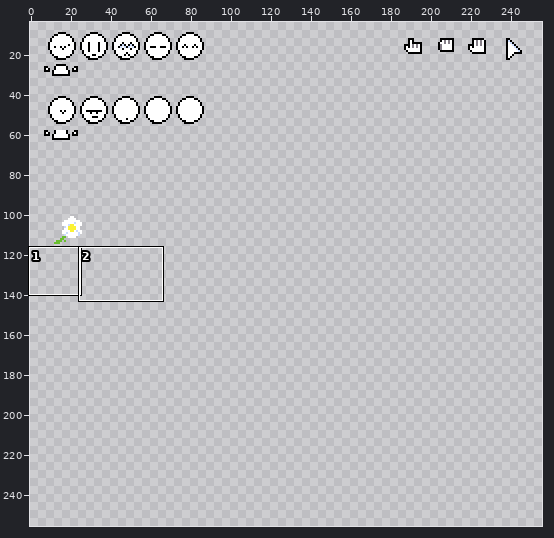
One commit to this pixel-art file: Assets/Raw/spritesheet.aseprite. Above, an overview of the earlier version with the close-up marked.
Close-up. As it was:
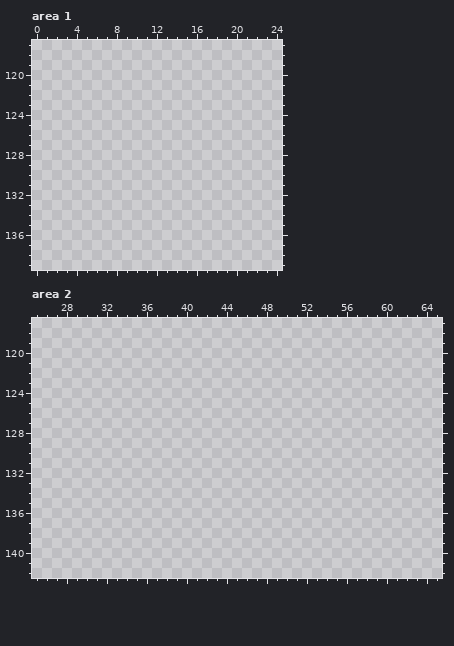
256x256 pixels, 1 frame. Shown: area 1: x 0..24, y 117..139; area 2: x 25..65, y 117..142. The wide view leaves out empty margins. The commit also changed other parts of the picture, which this record leaves out.
Visible layers, top first: "Face", "Body".
Palette (. is transparent): 
The same view after the edit:
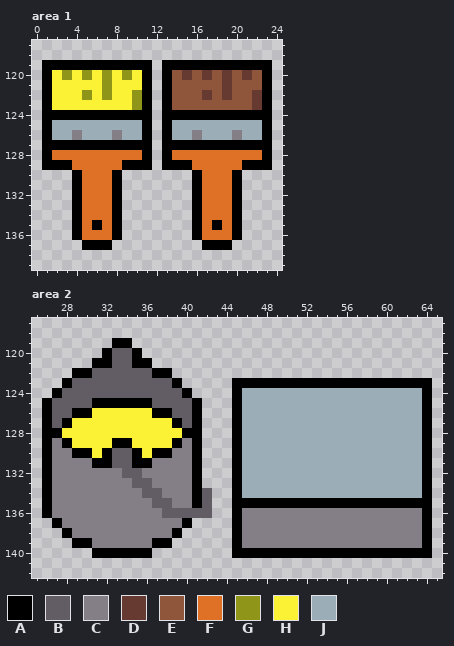
Colours new in this view: A #000000  B #625c65  C #847e87  D #663931  E #8f563b  F #df7126  G #8f9518  H #fbf236  J #9badb7
Difference:
Area 1, layer "Body":
y 119: x 1..11 ........... -> AAAAAAAAAAA; x 13..23 ........... -> AAAAAAAAAAA
y 120: x 1..11 ........... -> AHGHGHGHGHA; x 13..23 ........... -> AEDEDEDEDEA
y 121: x 1..11 ........... -> AHHHHHGHHHA; x 13..23 ........... -> AEEEEEDEEEA
y 122: x 1..11 ........... -> AHHHGHGHHGA; x 13..23 ........... -> AEEEDEDEEDA
y 123: x 1..11 ........... -> AHHHHHHHHGA; x 13..23 ........... -> AEEEEEEEEDA
y 124: x 1..11 ........... -> AAAAAAAAAAA; x 13..23 ........... -> AAAAAAAAAAA
y 125: x 1..11 ........... -> AJJJJJJJJJA; x 13..23 ........... -> AJJJJJJJJJA
y 126: x 1..11 ........... -> AJJCJJJCJJA; x 13..23 ........... -> AJJCJJJCJJA
y 127: x 1..11 ........... -> AAAAAAAAAAA; x 13..23 ........... -> AAAAAAAAAAA
y 128: x 1..11 ........... -> AFFFFFFFFFA; x 13..23 ........... -> AFFFFFFFFFA
y 129: x 1..11 ........... -> AAAFFFFFAAA; x 13..23 ........... -> AAAFFFFFAAA
y 130..134: x 4..8 ..... -> AFFFA; x 16..20 ..... -> AFFFA
y 135: x 4..8 ..... -> AFAFA; x 16..20 ..... -> AFAFA
y 136: x 4..8 ..... -> AFFFA; x 16..20 ..... -> AFFFA
y 137: x 5..7 ... -> AAA; x 17..19 ... -> AAA
Area 2, layer "Body":
y 119: x 33..34 .. -> AA
y 120: x 32..35 .... -> ABBA
y 121: x 31..36 ...... -> AABBAA
y 122: x 29..38 .......... -> AABBBBBBAA
y 123: x 28..39 ............ -> ABBBBBBBBBBA; x 45..64 .................... -> AAAAAAAAAAAAAAAAAAAA
y 124: x 27..40 .............. -> ABBBBBBBBBBBBA; x 45..64 .................... -> AJJJJJJJJJJJJJJJJJJA
y 125: x 26..41 ................ -> ABBBBAAAAAABBBBA; x 45..64 .................... -> AJJJJJJJJJJJJJJJJJJA
y 126: x 26..41 ................ -> ABBAAHHHHHHAABBA; x 45..64 .................... -> AJJJJJJJJJJJJJJJJJJA
y 127: x 26..41 ................ -> ABAHHHHHHHHHHABA; x 45..64 .................... -> AJJJJJJJJJJJJJJJJJJA
y 128: x 26..41 ................ -> AAHHHHHHHHHHHHAA; x 45..64 .................... -> AJJJJJJJJJJJJJJJJJJA
y 129: x 26..41 ................ -> ACAHHHHAAHHHHACA; x 45..64 .................... -> AJJJJJJJJJJJJJJJJJJA
y 130: x 26..41 ................ -> ACCAAHABBAHAACCA; x 45..64 .................... -> AJJJJJJJJJJJJJJJJJJA
y 131: x 26..41 ................ -> ACCCCAABBAACCCCA; x 45..64 .................... -> AJJJJJJJJJJJJJJJJJJA
y 132: x 26..41 ................ -> ACCCCCCCBBCCCCCA; x 45..64 .................... -> AJJJJJJJJJJJJJJJJJJA
y 133: x 26..41 ................ -> ACCCCCCCCBBCCCCA; x 45..64 .................... -> AJJJJJJJJJJJJJJJJJJA
y 134: x 26..42 ................. -> ACCCCCCCCCBBCCCAB; x 45..64 .................... -> AJJJJJJJJJJJJJJJJJJA
y 135: x 26..42 ................. -> ACCCCCCCCCCBBCCAB; x 45..64 .................... -> AAAAAAAAAAAAAAAAAAAA
y 136: x 26..42 ................. -> ACCCCCCCCCCCBBBBB; x 45..64 .................... -> ACCCCCCCCCCCCCCCCCCA
y 137: x 27..40 .............. -> ACCCCCCCCCCCCA; x 45..64 .................... -> ACCCCCCCCCCCCCCCCCCA
y 138: x 28..39 ............ -> ACCCCCCCCCCA; x 45..64 .................... -> ACCCCCCCCCCCCCCCCCCA
y 139: x 29..38 .......... -> AACCCCCCAA; x 45..64 .................... -> ACCCCCCCCCCCCCCCCCCA
y 140: x 31..36 ...... -> AAAAAA; x 45..64 .................... -> AAAAAAAAAAAAAAAAAAAA
